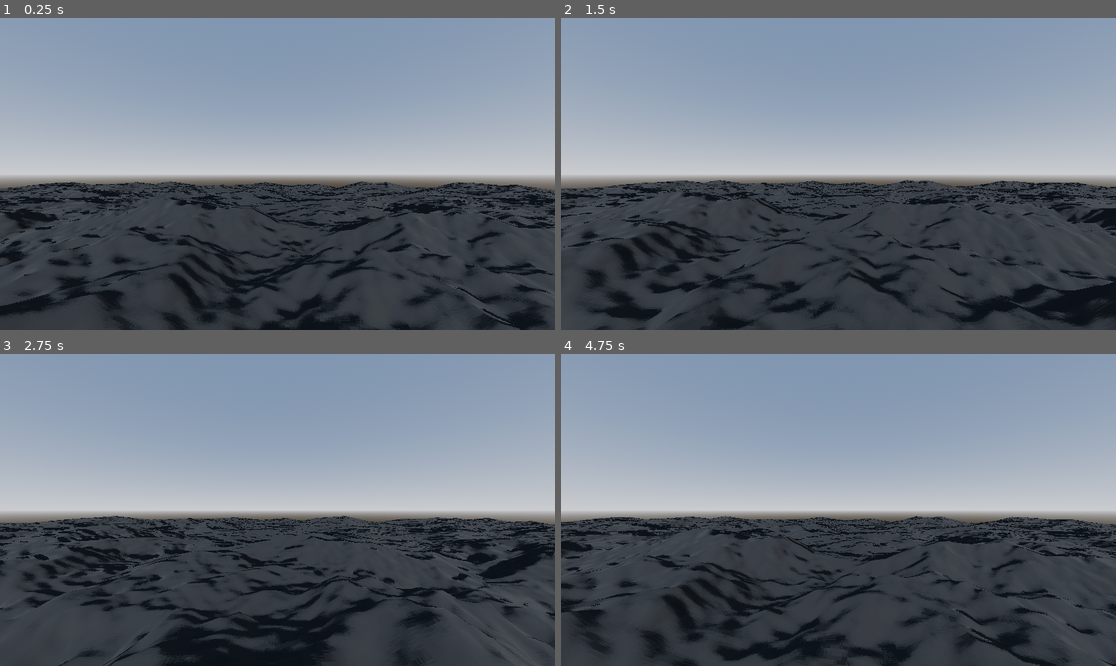
Above: before the commit, frames 1-4 (two rows, left to right).
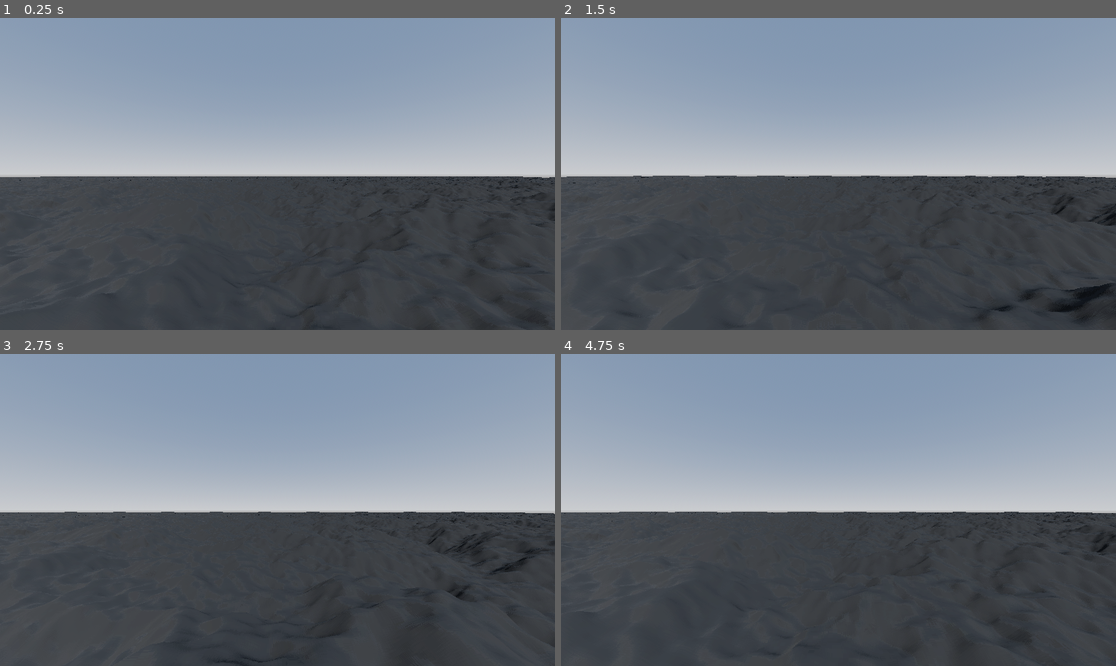
Above: after the commit, the same moments.

Repository: michaeljhkim/yurrgoht-godot
Game: Godot game, scene res://main.tscn
Two runs of this game, one before a commit and one after it. Both use one fixed random seed, a clock stepped at 60 frames per second and the inputs below.
Inputs (mouse positions are in pixels of both pictures, inside the frame that each line leads up to):
- Up to frame 1 (0.25 s): no input
- Up to frame 2 (1.5 s): tap Enter at 0.5 s; move the mouse to (960, 158) at 0.52 s; hold D (move_right) 0.53-1.28 s; tap Ctrl (crouch) at 0.6, 1.35 s; tap Space (jump) at 0.77 s; move the mouse to (727, 189) at 1.27 s; hold S (move_backward) from 1.28 s (still down)
- Up to frame 3 (2.75 s): tap Space (jump) at 1.52 s; move the mouse to (333, 441) at 2.02 s; release S (move_backward) at 2.03 s; hold D (move_right) from 2.03 s (still down); tap Ctrl (crouch) at 2.1 s
- Up to frame 4 (4.75 s): move the mouse to (810, 572) at 2.77 s; release D (move_right) at 2.78 s; hold W (move_forward) 2.78-3.53 s; tap Ctrl (crouch) at 2.85, 3.6, 4.35 s; tap Space (jump) at 3.02, 3.77, 4.52 s; move the mouse to (1005, 556) at 3.52 s; hold A (move_left) from 3.53 s (still down); move the mouse to (672, 463) at 4.27 s

The runs differ from the first frame. In frame 1, 13% of the frame differs, in the area x 0-100%, y 50-100%; in frame 2, 11%; in frame 3, 14%; in frame 4, 12%.
Error before the commit: Invalid assignment of property or key 'text' with value of type 'String' on a base object of type 'null instance'. (res://heightmap/Heightmap.gd:213)

Commit message:
added scalable mesh quality

Diff:
--- a/clipmap/clipmap.gd
+++ b/clipmap/clipmap.gd
@@ -4,7 +4,6 @@
 @export var distance:int = 8
 @export var player_character:Node3D
 var length = ProjectSettings.get_setting("shader_globals/clipmap_partition_length").value
-
 
 
 func _ready():
@@ -16,7 +15,8 @@
 			partition.z = z
 			add_child(partition)
 
+# I plan to do a complete overhaul of how the world will follow the player, but this will suffice temporarily
 func _physics_process(delta):
-	global_position = player_character.global_position.snapped(Vector3.ONE * length) * Vector3(1,0,1)
+	global_position = player_character.global_position.snapped(Vector3.ONE * length / 4.0) * Vector3(1,0,1)
 	RenderingServer.global_shader_parameter_set("clipmap_position",global_position)
 	pass
--- a/clipmap/clipmap.gdshader
+++ b/clipmap/clipmap.gdshader
@@ -1,4 +1,6 @@
 shader_type spatial;
+
+//render_mode unshaded, wireframe;
 
 global uniform sampler2D heightmap;
 global uniform sampler2D normalmap;
@@ -7,9 +9,14 @@
 global uniform float clipmap_partition_length;
 global uniform float lod_step;
 
+// determines how far apart the vertices are (default = 2.0)
+// mesh_quality 2.0 means (0.5 / 2.0), reducing space between vertex calclulations
+global uniform float mesh_quality;
+
 varying vec2 normalmap_position;
 varying vec3 dev_albedo;
 varying vec3 vert;
+
 
 // This function will only work on positive numbers
 float true_round(float value) {
@@ -17,7 +24,7 @@
 }
 
 float get_height(vec3 world_vertex){
-	vec2 heightmap_position = (world_vertex.xz + 0.5) / float(textureSize(heightmap, 0).x);
+	vec2 heightmap_position = (world_vertex.xz + (0.5 / mesh_quality)) / float(textureSize(heightmap, 0).x);
 	return texture(heightmap, heightmap_position).r * amplitude;
 }
 
@@ -50,7 +57,7 @@
 
 vec3 to_normalmap(vec3 n) {
 	n *= vec3(1.0, 1.0, -1.0);
-	n = n / 2.0 + 0.5;
+	n = n / 2.0 + (0.5 / mesh_quality);
 	n = vec3(n.x, n.z, n.y);
 	return n;
 }
@@ -59,7 +66,7 @@
 	dev_albedo = vec3(0.1);
 
 	vec3 world_vertex = VERTEX + MODEL_MATRIX[3].xyz;
-	normalmap_position = (world_vertex.xz + 0.5)/float(textureSize(heightmap,0).x);
+	normalmap_position = (world_vertex.xz + (0.5 / mesh_quality))/float(textureSize(heightmap,0).x);
 	VERTEX.y = get_height(world_vertex);
 
 	vec3 clipmap_vertex = world_vertex - clipmap_position;
--- a/clipmap/clipmap_partition.gd
+++ b/clipmap/clipmap_partition.gd
@@ -7,6 +7,7 @@
 func _ready():
 	var length = ProjectSettings.get_setting("shader_globals/clipmap_partition_length").value
 	var lod_step = ProjectSettings.get_setting("shader_globals/lod_step").value
+	var mesh_quality = ProjectSettings.get_setting("shader_globals/mesh_quality").value
 
 	mesh = PlaneMesh.new()
 	mesh.size = Vector2.ONE * length
@@ -16,7 +17,7 @@
 	# so transitions to less detailed chunks should be happening further from player now, regardless of square size
 	var lod = max(abs(x),abs(z)) * lod_step
 	var subdivision_length = pow(2,lod)
-	var subdivides = max(length / subdivision_length - 1, 0)
+	var subdivides = max(length * mesh_quality / subdivision_length - 1, 0)
 
 	mesh.subdivide_width = subdivides
 	mesh.subdivide_depth = subdivides
--- a/heightmap/Heightmap.gd
+++ b/heightmap/Heightmap.gd
@@ -34,10 +34,11 @@
 
 # for computer shader
 func _init() -> void:
-	init_compute_shader()
+	#init_compute_shader()
+	pass
 
 func _ready():
-	ready_compute_shader()
+	#ready_compute_shader()
 	pass
 
 
--- a/project.godot
+++ b/project.godot
@@ -82,9 +82,13 @@
 }
 clipmap_partition_length={
 "type": "float",
-"value": 64.0
+"value": 256.0
 }
 heightmap={
 "type": "sampler2D",
 "value": "res://heightmap/heightmap.png"
 }
+mesh_quality={
+"type": "float",
+"value": 2.0
+}
